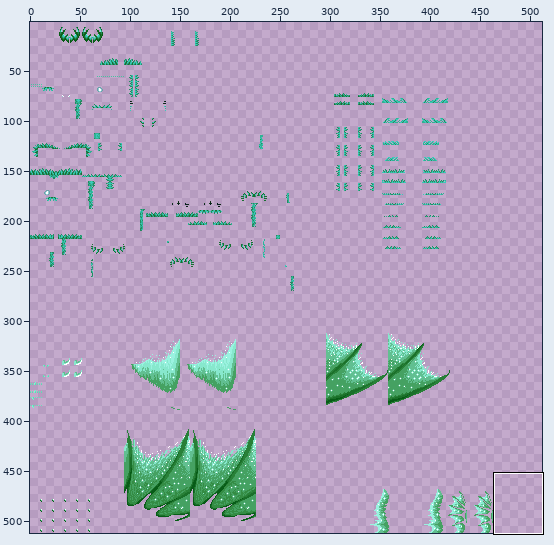
Sprite sheet: src/test/resources/Psi_ther_young_glow.png. Above: a wide view before the commit, with the close-up outlined.
Close-up. First the earlier version:
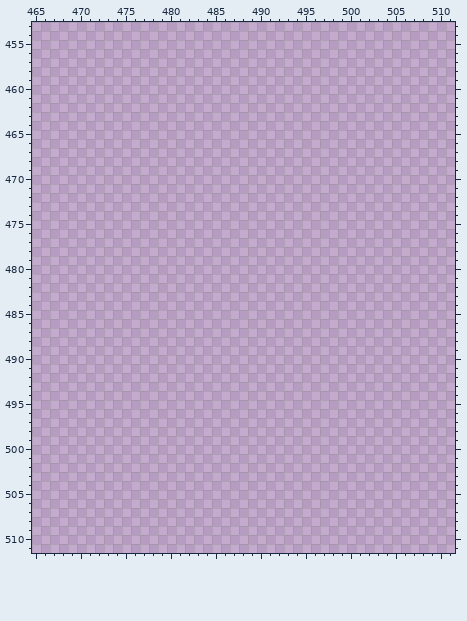
The file is 512x512 pixels. Colours within 5 levels of each other are drawn and written as one. Shown: x 465..511, y 453..511. The wide view leaves out empty margins. The commit also changed other parts of the picture, which this record leaves out.
After:
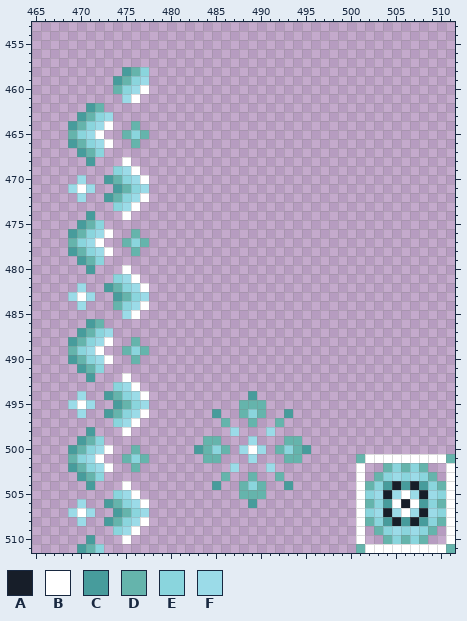
Palette (. is transparent): A #171e29  B #ffffff  C #479c9c  D #65b4ac  E #8ad5dd  F #9bdbe8
What changed:
y 458: x 475..477 ... -> CDE
y 459: x 474..477 .... -> CDEF
y 460: x 474..477 .... -> DEFB
y 461: x 475..476 .. -> FB
y 462: x 471..472 .. -> CD
y 463: x 470..473 .... -> CDEF
y 464: x 469..473 ..... -> CDEFB; x 476 . -> D
y 465: x 469..472 .... -> DEFB; x 475..477 ... -> DED
y 466: x 469..473 ..... -> CDEFB; x 476 . -> D
y 467: x 470..472 ... -> CDE
y 468: x 471 . -> C; x 475 . -> B
y 469: x 474..476 ... -> EFB
y 470: x 470 . -> F; x 473..477 ..... -> CDEFB
y 471: x 469..471 ... -> FBF; x 474..477 .... -> CDEF
y 472: x 470 . -> F; x 473..477 ..... -> CDEFB
y 473: x 474..476 ... -> EFB
y 474: x 471 . -> C; x 475 . -> B
y 475: x 470..472 ... -> CDE
y 476: x 469..473 ..... -> CDEFB; x 476 . -> D
y 477: x 469..472 .... -> DEFB; x 475..477 ... -> DED
y 478: x 469..473 ..... -> CDEFB; x 476 . -> D
y 479: x 470..472 ... -> CDE
y 480: x 471 . -> C; x 475 . -> B
y 481: x 474..476 ... -> EFB
y 482: x 470 . -> F; x 473..477 ..... -> CDEFB
y 483: x 469..471 ... -> FBF; x 474..477 .... -> CDEF
y 484: x 470 . -> F; x 474..477 .... -> DEFB
y 485: x 475..476 .. -> FB
y 486: x 471..472 .. -> CD
y 487: x 470..473 .... -> CDEF
y 488: x 469..473 ..... -> CDEFB; x 476 . -> D
y 489: x 469..472 .... -> DEFB; x 475..477 ... -> DED
y 490: x 469..473 ..... -> CDEFB; x 476 . -> D
y 491: x 470..472 ... -> CDE
y 492: x 471 . -> C; x 475 . -> B
y 493: x 474..476 ... -> EFB
y 494: x 470 . -> F; x 473..477 ..... -> CDEFB; x 489 . -> C
y 495: x 469..471 ... -> FBF; x 474..477 .... -> CDEF; x 488..490 ... -> DDD
y 496: x 470 . -> F; x 473..477 ..... -> CDEFB; x 485 . -> C; x 488..490 ... -> DED; x 493 . -> C
y 497: x 474..476 ... -> EFB; x 486 . -> D; x 489 . -> D; x 492 . -> D
y 498: x 471 . -> C; x 475 . -> B; x 487 . -> F; x 491 . -> F
y 499: x 470..472 ... -> CDE; x 484..485 .. -> DD; x 489 . -> F; x 493..494 .. -> DD
y 500: x 469..473 ..... -> CDEFB; x 476 . -> D; x 483..486 .... -> CDED; x 488..490 ... -> FBF; x 492..495 .... -> DEDC
y 501: x 469..472 .... -> DEFB; x 475..477 ... -> DED; x 484..485 .. -> DD; x 489 . -> F; x 493..494 .. -> DD; x 501..511 ........... -> DBBBBBBBBBD
y 502: x 469..473 ..... -> CDEFB; x 476 . -> D; x 487 . -> F; x 491 . -> F; x 501 . -> B; x 504..508 ..... -> DEDED; x 511 . -> B
y 503: x 470..472 ... -> CDE; x 486 . -> D; x 489 . -> D; x 492 . -> D; x 501 . -> B; x 503..509 ....... -> DEFEFED; x 511 . -> B
y 504: x 471 . -> C; x 475 . -> B; x 485 . -> C; x 488..490 ... -> DED; x 493 . -> C; x 501..511 ........... -> BDECACACEDB
y 505: x 474..476 ... -> EFB; x 488..490 ... -> DDD; x 501..511 ........... -> BEFAFBFAFEB
y 506: x 470 . -> F; x 473..477 ..... -> CDEFB; x 489 . -> C; x 501..511 ........... -> BDECBABCEDB
y 507: x 469..471 ... -> FBF; x 474..477 .... -> CDEF; x 501..511 ........... -> BEFAFBFAFEB
y 508: x 470 . -> F; x 473..477 ..... -> CDEFB; x 501..511 ........... -> BDECACACEDB
y 509: x 474..476 ... -> EFB; x 501 . -> B; x 503..509 ....... -> DEFEFED; x 511 . -> B
y 510: x 471 . -> C; x 475 . -> B; x 501 . -> B; x 504..508 ..... -> DEDED; x 511 . -> B
y 511: x 470..472 ... -> CDE; x 501..511 ........... -> DBBBBBBBBBD
Pixel boxes of the changes (left, top, right, bottom) in both close-ups:
added: (68, 67, 149, 553)
added: (194, 391, 311, 508)
added: (356, 454, 455, 553)
